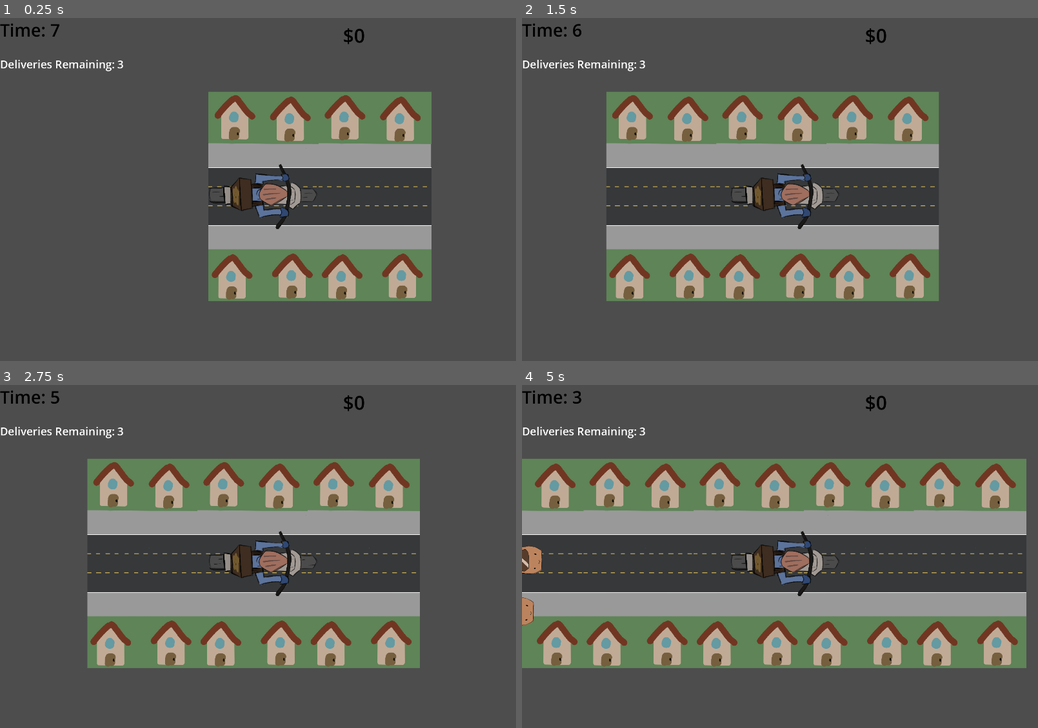
Above: before the commit, frames 1-4 (two rows, left to right).
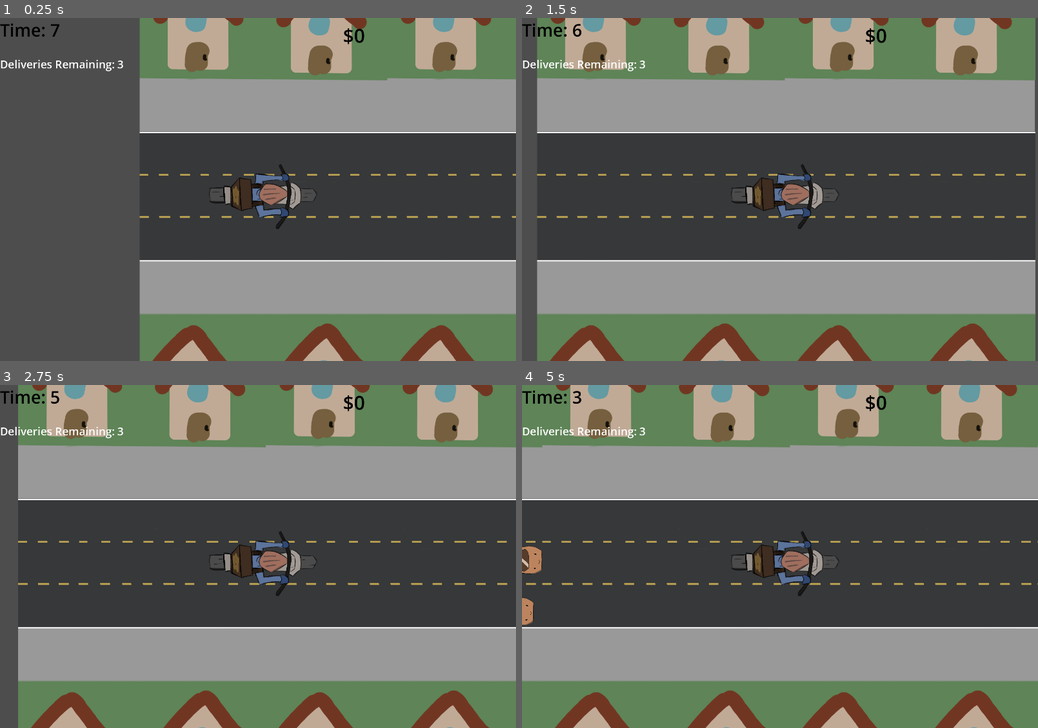
Above: after the commit, the same moments.

Repository: andreaTheCoder/brackeysgamejam
Game: Godot game, scene res://scenes/game.tscn
The game is run twice, just before and just after one commit, with the same random seed, the same clock (stepped at 60 frames per second) and the same inputs.
Inputs:
- Up to frame 1 (0.25 s): no input
- Up to frame 2 (1.5 s): tap Enter at 0.5 s; hold Right (forward) 0.53-1.28 s; tap Space (button) at 0.6 s; hold Left (backward) from 1.28 s (still down); tap Shift (deliver) at 1.35 s
- Up to frame 3 (2.75 s): release Left (backward) at 2.03 s; hold Right (forward) from 2.03 s (still down); tap Space (button) at 2.1 s
- Up to frame 4 (5 s): tap Shift (deliver) at 2.85, 4.35 s; release Right (forward) at 3.53 s; hold Left (backward) from 3.53 s (still down); tap Space (button) at 3.6 s

The runs differ from the first frame. In frame 1, 55% of the frame differs, in the area x 27-100%, y 0-100%; in frame 2, 74%; in frame 3, 74%; in frame 4, 83%, in the area x 0-100%, y 0-100%.

Commit message:
fix chunk spawning distance

Diff:
--- a/scenes/chunk.tscn
+++ b/scenes/chunk.tscn
@@ -9,7 +9,7 @@
 [node name="Chunk" type="Node2D"]
 
 [node name="Sprite2D" type="Sprite2D" parent="."]
-scale = Vector2(0.09, 0.09)
+scale = Vector2(0.2, 0.2)
 texture = ExtResource("1_jtw3q")
 
 [node name="New Chunk Spawn Detector" type="Area2D" parent="."]
--- a/scripts/Chunks.gd
+++ b/scripts/Chunks.gd
@@ -2,8 +2,10 @@
 
 @onready var game: Node2D = $"."
 var chunk_template = preload("res://scenes/chunk.tscn")
-
+var row = 1
+const DISTANCE = 144
 func _on_body_entered(_body: Node2D) -> void:
 	var chunk = chunk_template.instantiate()
-	chunk.position.x = 64
+	chunk.position.x = row*DISTANCE
+	row += 1
 	get_parent().call_deferred("add_child", chunk)
